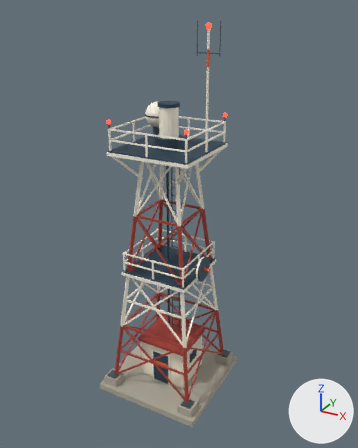
A saved change to the glTF model assets/models/coast_guard_station/radar_tower.glb.
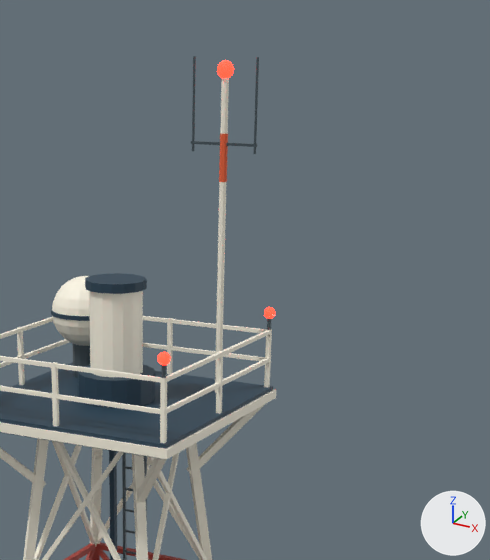
Each version is shown whole from a 50 mm camera at (10.64, -18.44, 18.18) aimed at (0.39, 0.19, 8.87), then close up on the part from 35% to 85% of the width and 0% to 46% of the height. Every picture has the same lights, and +X, +Y and +Z are marked at lower right. The first two pictures are the older version. Vertices at exactly the same position are counted once.

In view in the first close-up: 'radar_tower'.
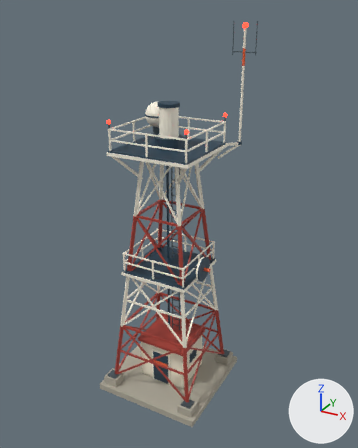
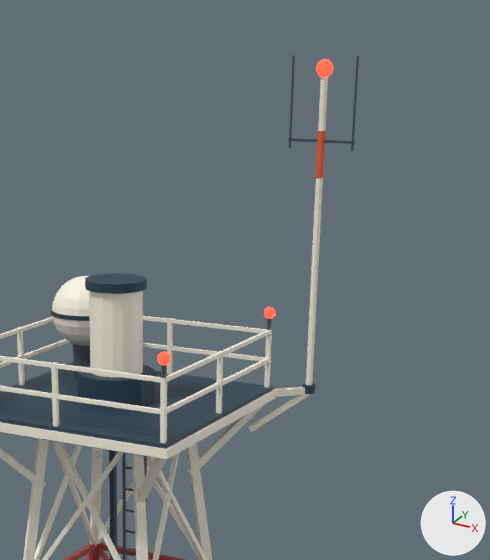
What the commit changed:
me_cylinder_023 is used by ob_radar_tower; location (0.0, 0.0, 0.0).
me_cylinder_023 had 2358 vertices, 4020 faces and spanned x -2.7..2.7, y -2.7..2.7, z 0.0..17.6.
me_cylinder_023 now has 2399 vertices, 4088 faces and spans x -2.7..2.9, y -2.7..2.7, z 0.0..17.6.
me_cylinder_023 part 1: the loose piece of 8 vertices spanning x 0.7..1.8, y 1.1..1.2, z 16.4 is multiplied about its middle by the matrix ((0.662, -0.757, -0.366), (0.662, 0.757, -0.366), (0.517, 0.0, 0.937)), then moved by (0.7, 0.8, -4.3), in mat_white_enamel_trim (pale yellow #fff9e7).
me_cylinder_023 part 2: the loose piece of 20 vertices spanning x 1.2..1.3, y 1.1..1.2, z 12.5..17.4 is moved by (1.1, 1.2, 0.0).
me_cylinder_023 part 3: a new loose piece, a 12-sided cylinder along z spanning x 2.24..2.46, y 2.24..2.46, z 12.41..12.55, in mat_marine_blue (dark blue #233f51).
me_cylinder_023 part 4: the loose piece of 20 vertices spanning x 1.2..1.3, y 1.1..1.2, z 15.9..16.6 is moved by (1.1, 1.2, 0.0).
me_cylinder_023 part 5: a new loose piece, a box spanning x 1.8..2.9, y 2.33..2.37, z 16.38..16.42, in mat_galvanized_steel (greyish blue #4e5c63).
me_cylinder_023 part 6: the loose piece of 16 vertices spanning x 1.8, y 1.1..1.2, z 16.3..17.6 is moved by (1.1, 1.2, 0.0).
me_cylinder_023 part 7: the loose piece of 16 vertices spanning x 0.7..0.8, y 1.1..1.2, z 16.3..17.6 is moved by (1.1, 1.2, 0.0).
me_cylinder_023 part 8: the loose piece of 128 vertices spanning x 1.1..1.4, y 1.0..1.3, z 17.3..17.6 is moved by (1.1, 1.2, 0.0).
me_cylinder_023 part 9: 41 vertices moved within x -1.9..1.9, y -1.9..1.9, z 9.5..14.2; 26 vertices removed from x -1.9..2.1, y -1.9..1.9, z 7.2..14.2; 35 vertices added at x -1.8..2.4, y -1.8..2.4, z 7.1..14.2.
Other edits to the shape of me_cylinder_023 do not show in these pictures.

Boxes (x1, y1, x2, y2) around the edits, measured in the close-ups (490 x 560 px; the box of a moved part takes in the faces that stretch with it):
'radar_tower', reshaped
    before: (0, 56, 276, 560)
    after: (0, 55, 359, 560)
part 1 of me_cylinder_023, moved or reshaped
    before: (191, 141, 257, 147)
    after: (248, 394, 311, 432)
part 2 of me_cylinder_023, moved or reshaped
    before: (215, 78, 229, 392)
    after: (306, 77, 328, 385)
part 3 of me_cylinder_023, added
    after: (302, 383, 316, 394)
part 4 of me_cylinder_023, moved or reshaped
    before: (219, 133, 228, 182)
    after: (315, 131, 326, 178)
part 5 of me_cylinder_023, added
    after: (288, 138, 355, 144)
part 6 of me_cylinder_023, moved or reshaped
    before: (253, 57, 259, 154)
    after: (351, 56, 359, 151)
part 7 of me_cylinder_023, moved or reshaped
    before: (192, 56, 196, 151)
    after: (289, 55, 295, 148)
part 8 of me_cylinder_023, moved or reshaped
    before: (217, 60, 234, 78)
    after: (316, 59, 333, 77)
part 9 of me_cylinder_023, moved or reshaped
    before: (0, 276, 276, 560)
    after: (0, 276, 307, 560)
